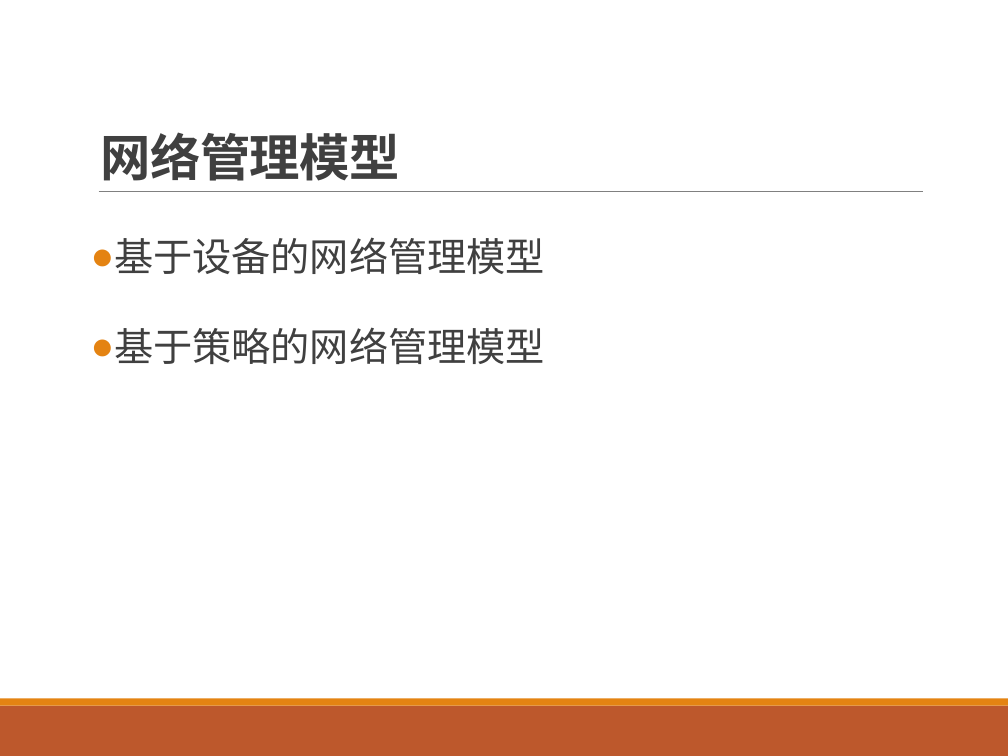
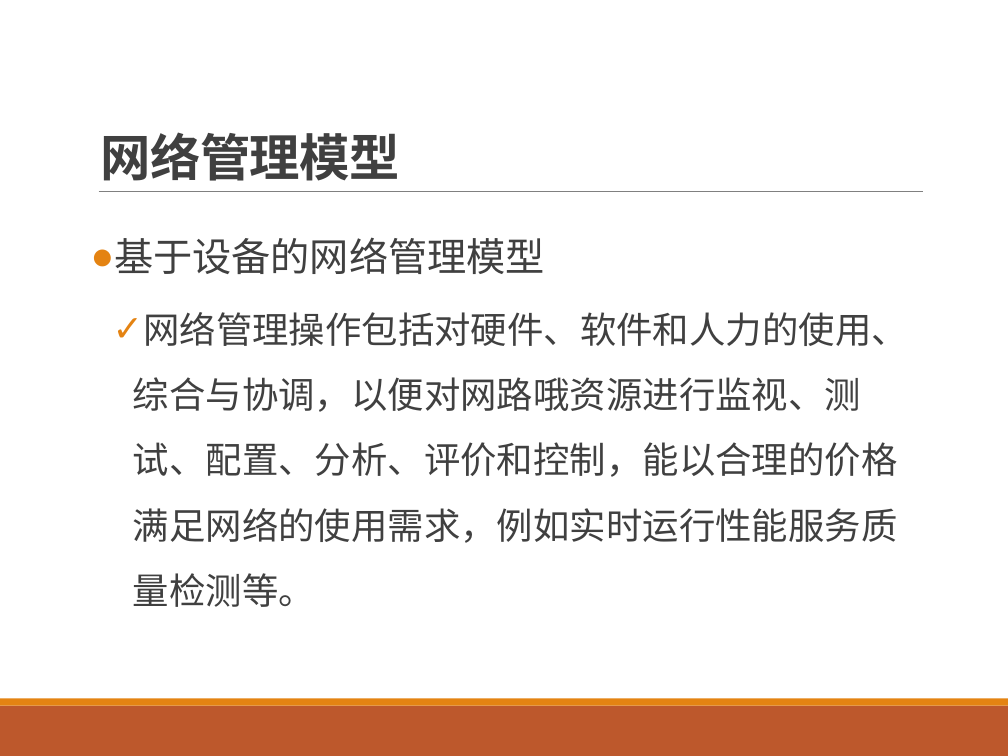
Before and after one commit to qianjin-sdu/PPT, a slide deck: slide 32 of 16.移动互联网的支撑技术及运营管理系统.pptx (slide 30 before the commit). Drawn at 1008x756 pixels with LibreOffice and Linux fonts; fonts in the diff are those of the drawing. Boxes give left, top, right and bottom in pixels: in the first picture for what was removed or moved away, otherwise in the second. Text is boxed around its words. In the diff, an @@ line names an element or a change of style, - is before the commit and + after.

```diff
--- a/16.移动互联网的支撑技术及运营管理系统.pptx
+++ b/16.移动互联网的支撑技术及运营管理系统.pptx
@@ text at <box>133,312,908,607</box>: text changed; size 28 to 26 pt @@
-● 基于策略的网络管理模型
+  ✓ 网络管理操作包括对硬件、软件和人力的使用、综合与协调，以便对网路哦资源进行监视、测试、配置、分析、评价和控制，能以合理的价格满足网络的使用需求，例如实时运行性能服务质量检测等。
```
Also in this commit, not shown: 5 other slides changed, 4 slides added, 1 slide removed.
